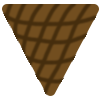
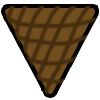
Two versions of the same layered image (100x100). Layer-by-layer changes:
painted on "Layer 1" over bbox(2, 4, 97, 96)
painted on "Triangle 1" over bbox(2, 4, 99, 96)
